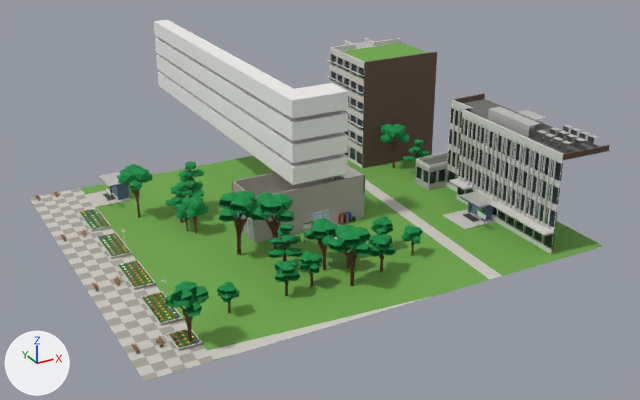
Two versions of the FBX model unity/KatsushikaCampusDays/Assets/Models/Interiors/research2.fbx, one commit apart.
Both versions are drawn from a camera (50 mm lens) standing at (-69.8, -122.5, 68.7) and looking at (5.2, 13.9, 0.5). The axes (+X, +Y, +Z) are drawn at lower left. The lights are the same throughout. The picture after the commit comes second. Where no turn or scale is listed for an object, it has been applied to the vertices.

The first picture shows 'ext_research2', 'ext_research2_trees', 'wall_research2', 'wall_research2_3f_1', 'wall_research2_3f_2', 'wall_research2_4f_1', 'wall_research2_4f_2', 'wall_research2_5f_1', 'wall_research2_5f_2', 'wall_research2_6f_0', 'wall_research2_6f_1', 'wall_research2_6f_2' and 12 more.
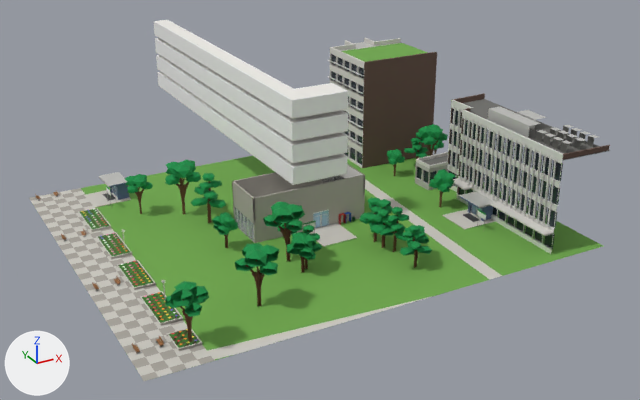
Changed parts and their boxes (x1, y1, x2, y2) in the pictures (640 x 400 px; the box of a moved part takes in the faces that stretch with it):
'ext_research2_trees', reshaped (6% wider)
    before: (117, 124, 430, 341)
    after: (124, 124, 456, 341)
part 1 of me_ext_research2_trees, moved or reshaped
    before: (382, 245, 396, 256)
    after: (422, 235, 429, 244)
part 2 of me_ext_research2_trees, deleted
    before: (120, 124, 430, 313)
part 3 of me_ext_research2_trees, built on
    before: (117, 175, 328, 233)
    after: (124, 160, 432, 307)
part 4 of me_ext_research2_trees, built on
    before: (415, 154, 425, 158)
    after: (387, 124, 448, 176)
part 5 of me_ext_research2_trees, added
    after: (429, 169, 456, 207)

Edits to the bpy script that builds the scene:
```text
Change me_ext_research2_trees:
    used by ob_ext_research2_trees; location = (0.0, 0.0, 0.0)
    remove me_ext_research2_trees.from_pydata(...)  # 2882 vertices, 2515 faces; spans x -37.3..32.4, y -23.9..27.3, z 0.0..11.4
    add me_ext_research2_trees.from_pydata(...)  # 2719 vertices, 2385 faces; spans x -37.3..39.5, y -23.9..28.1, z 0.0..10.3
    me_ext_research2_trees part 1: the loose piece of 11 vertices spanning x -0.1..2.2, y -17.4..-15.2, z 3.7..5.1 is turned 7 degrees about the z axis through its middle and scaled by 0.893, then moved by (7.7, 1.3, -0.5)
    me_ext_research2_trees part 2: 219 loose pieces with 2563 vertices, spanning x -30.2..32.0, y -20.6..27.2, z 0.0..11.4, are deleted
    me_ext_research2_trees part 3: 70 vertices removed from x -30.2..-6.0, y -10.8..27.3, z 0.0..8.6; 1865 vertices added at x -29.1..9.7, y -19.4..28.1, z 0.0..10.3
    me_ext_research2_trees part 4: 1 vertex moved within x 31.8, y 19.0, z 3.3; 10 vertices removed from x 29.8..32.4, y 16.9..18.9, z 3.3..4.1; 506 vertices added at x 23.4..39.5, y 15.4..23.7, z 0.0..9.5
    me_ext_research2_trees part 5: 109 vertices added at x 22.3..26.9, y -1.4..3.3, z 0.0..7.3
    other edits to the shape of me_ext_research2_trees do not show in these pictures
```
